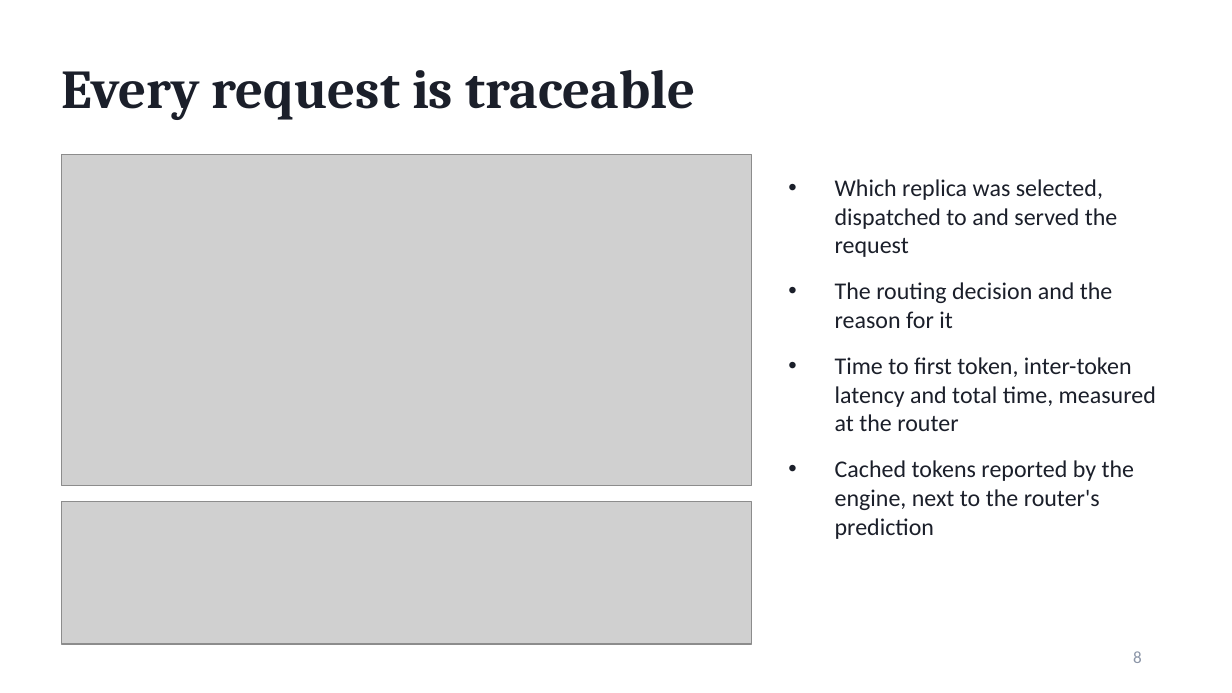
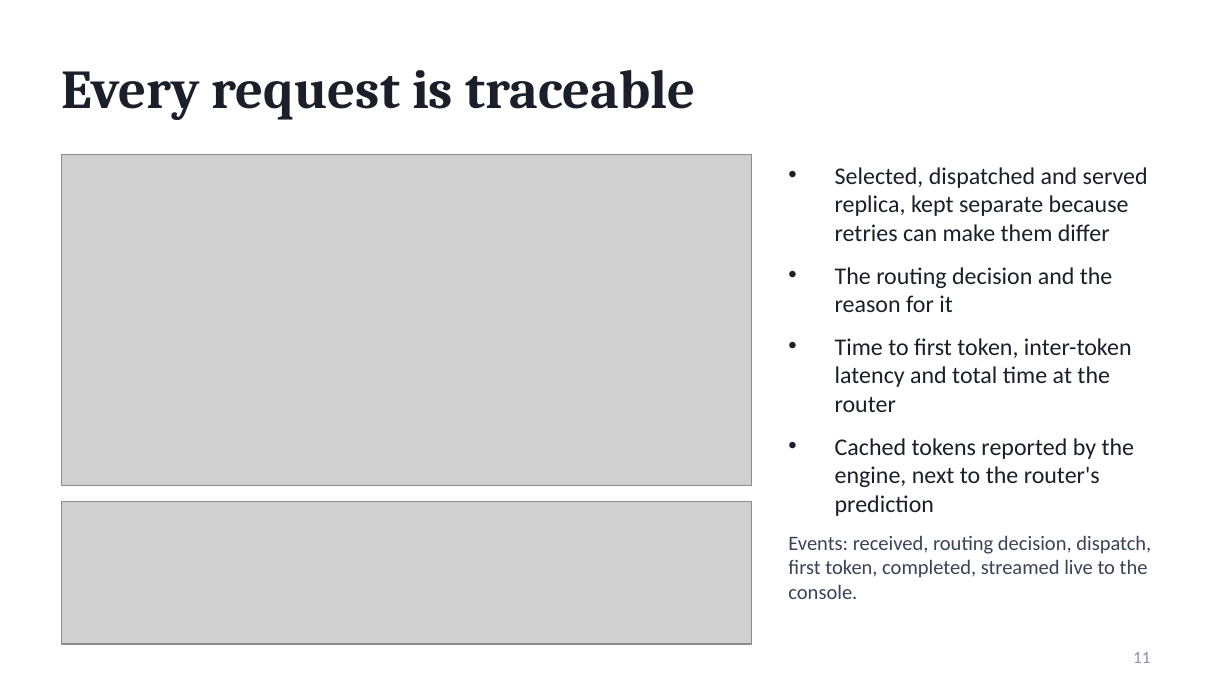
Before and after one commit to Akshataram/distrouter, a slide deck: slide 11 of docs/presentation/SwiftServe_Presentation.pptx (slide 8 before the commit). Drawn at 1232x693 pixels with LibreOffice and Linux fonts; fonts in the diff are those of the drawing; grey boxes stand for pictures. Boxes give left, top, right and bottom in pixels: in the first picture for what was removed or moved away, otherwise in the second. Text is boxed around its words. In the diff, an @@ line names an element or a change of style, - is before the commit and + after.

```diff
--- a/docs/presentation/SwiftServe_Presentation.pptx
+++ b/docs/presentation/SwiftServe_Presentation.pptx
@@ text "Selected, dispatched and served replica, ...": place and size @@
-text "Selected, dispatched and served replica, ..." at [835, 179, 1156, 539]
+text "Selected, dispatched and served replica, ..." at [835, 167, 1148, 516]
@@ text at [835, 167, 1148, 241]: text changed @@
-• Which replica was selected, dispatched to and served the request
+• Selected, dispatched and served replica, kept separate because retries can make them differ
@@ text at [835, 267, 1135, 516]: less space between paragraphs @@
@@ text at [835, 338, 1132, 412]: text changed @@
-• Time to first token, inter-token latency and total time, measured at the router
+• Time to first token, inter-token latency and total time at the router
@@ text added at [788, 535, 1151, 599], 12 pt, text #3A4457 @@
+Events: received, routing decision, dispatch, first token, completed, streamed live to the console.
@@ page number at [1133, 652, 1150, 663]: text changed @@
-8
+11
```
Also in this commit, not shown: 10 other slides changed, 5 slides added, 1 slide removed, 4 other files.
